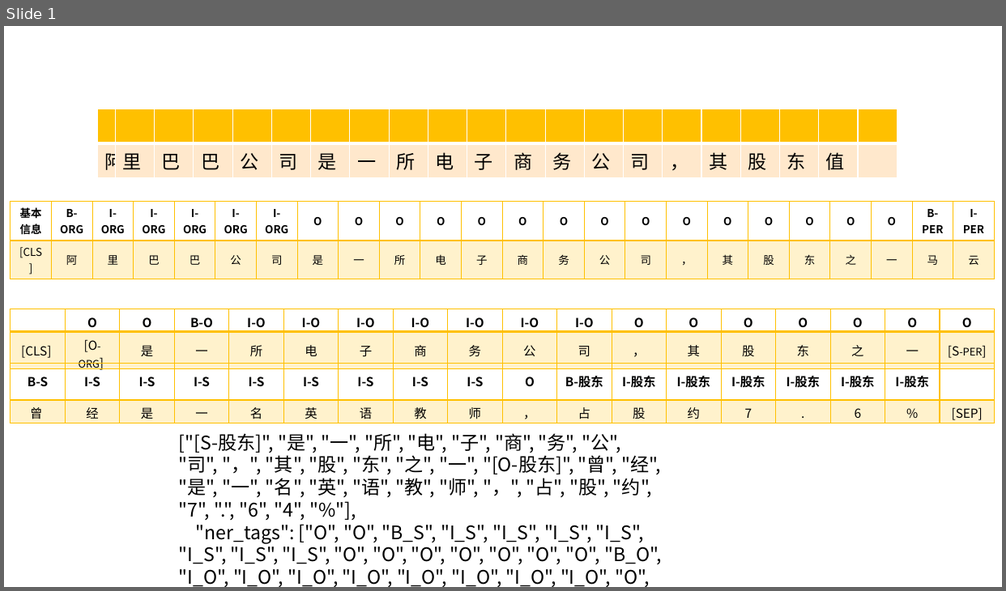
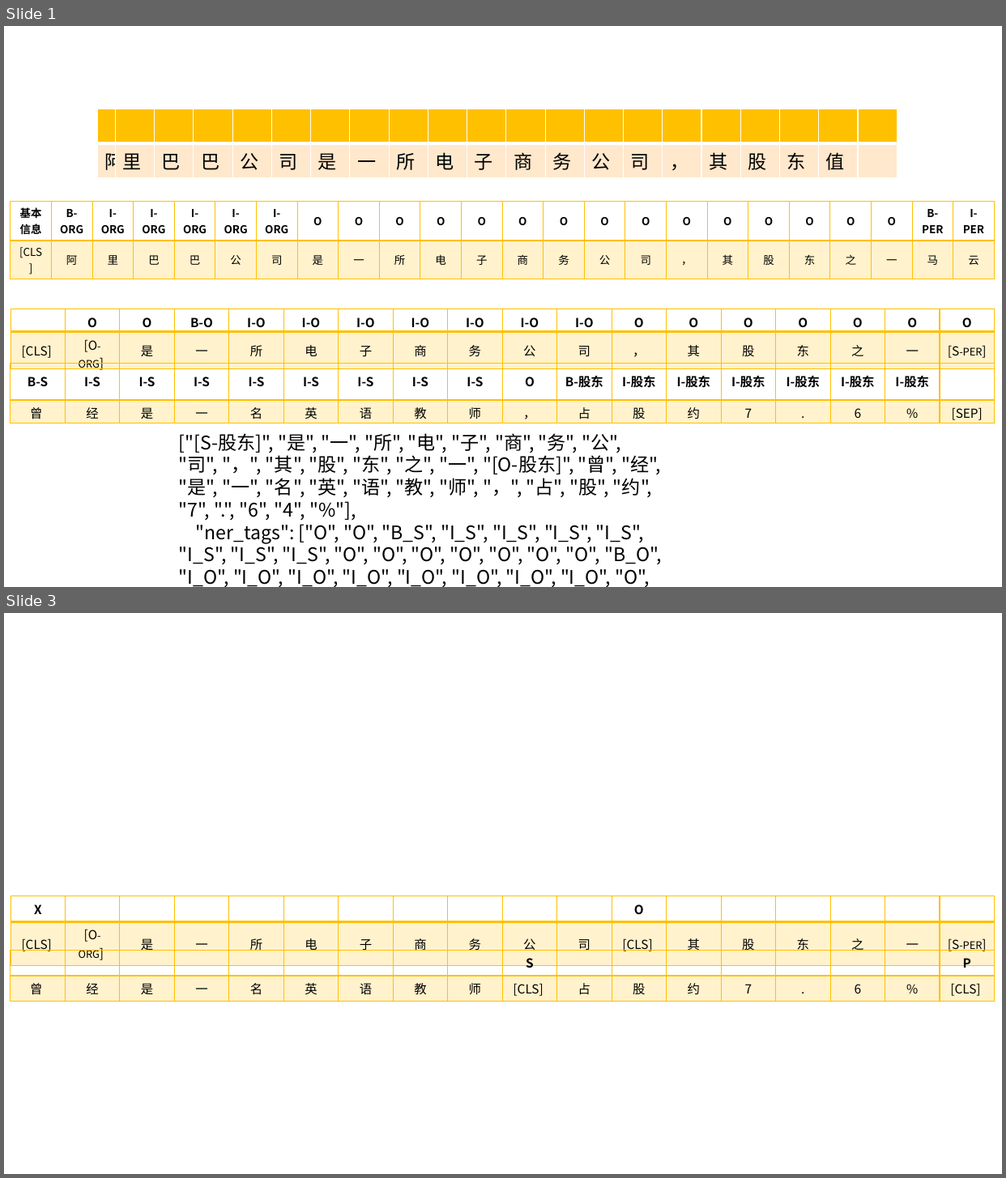
Before and after one commit to hyc2026/hyc2026.github.io, a slide deck: docs/sxbg/新建 Microsoft PowerPoint 演示文稿.pptx. Shown one above the other, each under a label of ours: slide 1 before the commit, slides 1 and 3 after it; the slides between them are not shown. The pictures are 1006x591 and 1006x1178 pixels, drawn with LibreOffice and Linux fonts; fonts in the diff are those of the drawing. Boxes give left, top, right and bottom in pixels: in the first picture for what was removed or moved away, otherwise in the second. Text is boxed around its words. In the diff, an @@ line names an element or a change of style, - is before the commit and + after.

```diff
--- a/docs/sxbg/新建 Microsoft PowerPoint 演示文稿.pptx
+++ b/docs/sxbg/新建 Microsoft PowerPoint 演示文稿.pptx
@@ slide 3 added at (4, 613, 1002, 1174), background #FFFFFF @@
@@ table added at (10, 897, 994, 975), 2 rows, 18 columns @@
+X |  |  |  |  |  |  |  |  |  |  | O |  |  |  |  |  | 
+[CLS] | [O-ORG] | 是 | 一 | 所 | 电 | 子 | 商 | 务 | 公 | 司 | [CLS] | 其 | 股 | 东 | 之 | 一 | [S-PER]
@@ table added at (10, 950, 995, 999), 2 rows, 18 columns @@
+ |  |  |  |  |  |  |  |  | S |  |  |  |  |  |  |  | P
+曾 | 经 | 是 | 一 | 名 | 英 | 语 | 教 | 师 | [CLS] | 占 | 股 | 约 | 7 | . | 6 | % | [CLS]
```
Also in this commit, not shown: 1 other slide added, 10 other files.
